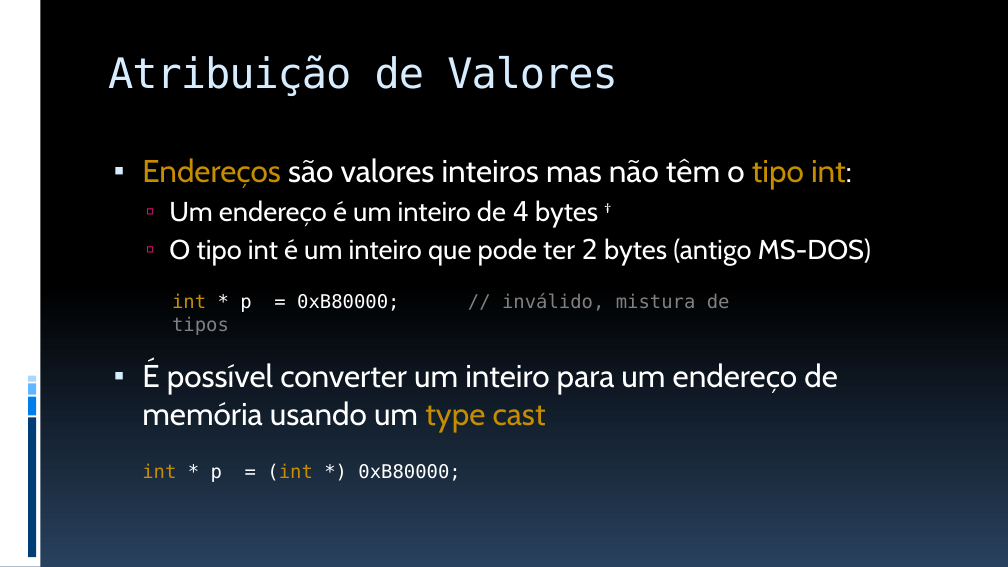
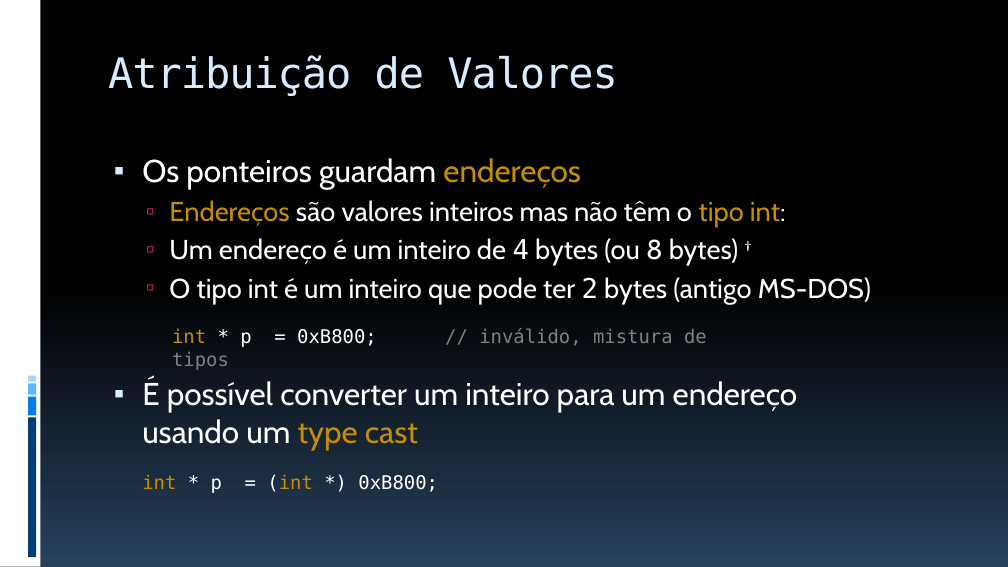
Before and after one commit to JudsonSS/ProgComp, a slide deck: slide 30 of Slides/14. Ponteiros.pptx (slide 29 before the commit). Drawn at 1008x567 pixels with LibreOffice and Linux fonts; fonts in the diff are those of the drawing. Boxes give left, top, right and bottom in pixels: in the first picture for what was removed or moved away, otherwise in the second. Text is boxed around its words. In the diff, an @@ line names an element or a change of style, - is before the commit and + after.

```diff
--- a/Slides/14. Ponteiros.pptx
+++ b/Slides/14. Ponteiros.pptx
@@ text at box(142, 158, 581, 189): paragraph added @@
+▪ Os ponteiros guardam endereços
@@ text at box(169, 200, 871, 304): size 30 to 26 pt in "Endereços são valores inteiros mas não têm ..."; bullet ▪ to ▫; list level 1 to 2 in "Endereços são valores inteiros mas ..."; bullet colour #D6ECFF to #EA157A; more space between paragraphs @@
@@ text at box(169, 238, 738, 266): text changed @@
-  ▫ Um endereço é um inteiro de 4 bytes †
+  ▫ Um endereço é um inteiro de 4 bytes (ou 8 bytes) †
@@ text at box(172, 328, 707, 347): text changed @@
-int * p = 0xB80000; // inválido, mistura de tipos
+int * p = 0xB800; // inválido, mistura de tipos
@@ text at box(142, 378, 798, 450): text changed @@
-▪ É possível converter um inteiro para um endereço de memória usando um type cast
+▪ É possível converter um inteiro para um endereço
+  usando um type cast
@@ text at box(142, 474, 438, 493): text changed @@
-int * p = (int *) 0xB80000;
+int * p = (int *) 0xB800;
```
Also in this commit, not shown: 24 other slides changed, 1 slide added, 6 other files.
